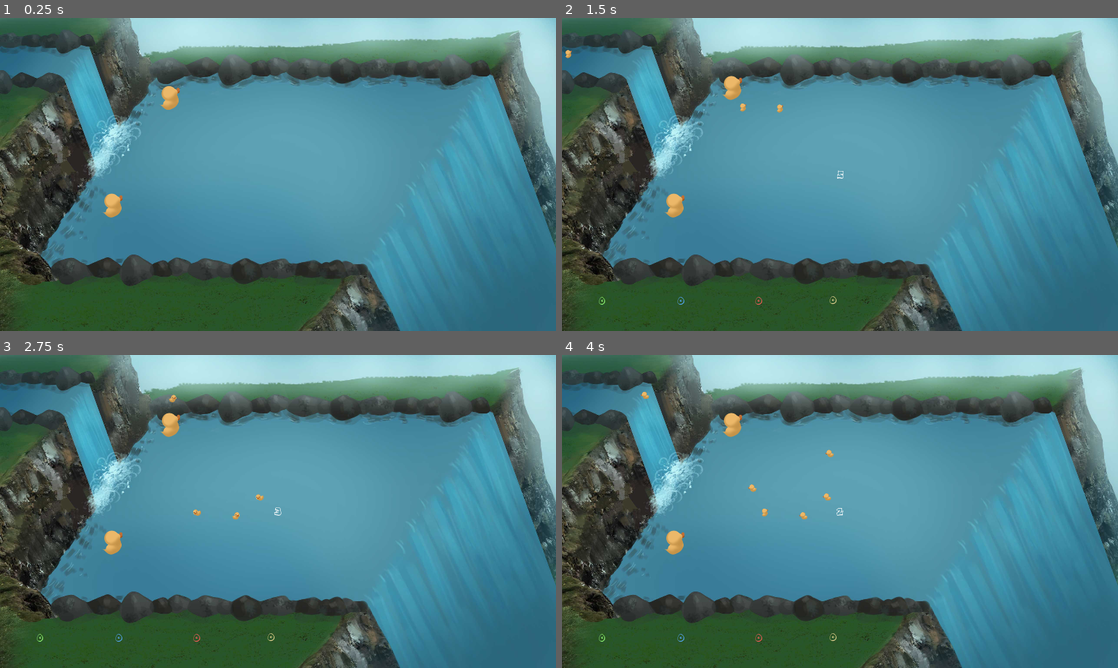
Above: before the commit, frames 1-4 (two rows, left to right).
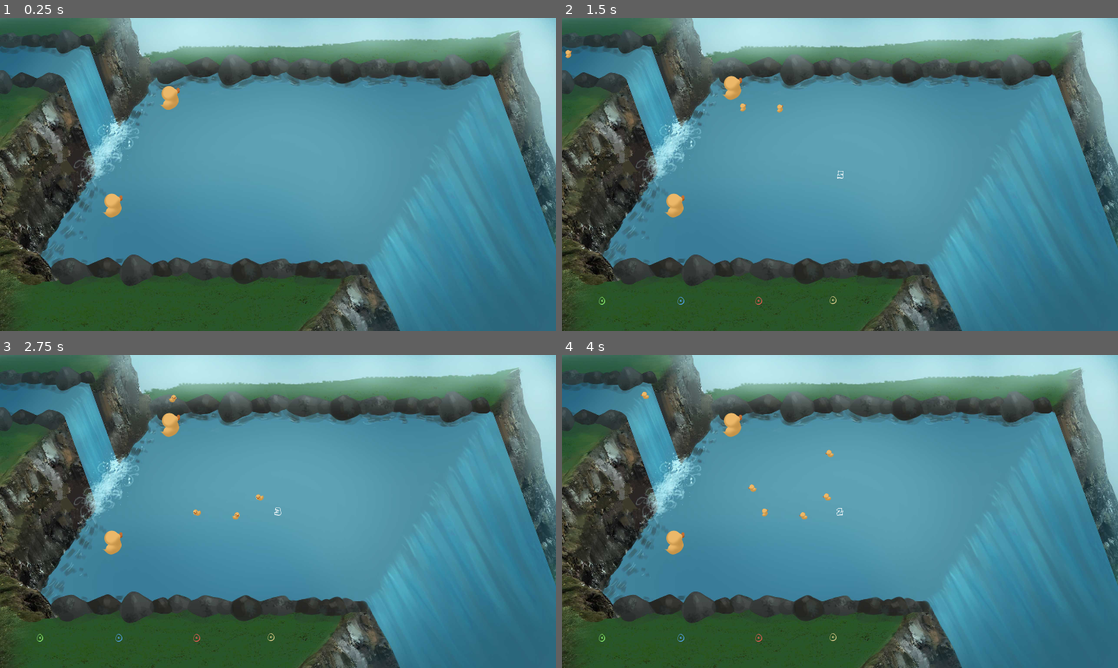
Above: after the commit, the same moments.

Repository: TeamAwesomeTOJam/ducks
Game: Godot game, scene res://Game.tscn
The game is run twice, just before and just after one commit, with the same random seed, the same clock (stepped at 60 frames per second) and the same inputs.
Inputs:
- Up to frame 1 (0.25 s): no input
- Up to frame 2 (1.5 s): tap Enter (p0duck) at 0.5, 0.6, 1.35 s; hold Up (ui_up) 0.53-1.28 s
- Up to frame 3 (2.75 s): hold Up (ui_up) from 2.03 s (still down); tap Enter (p0duck) at 2.1 s
- Up to frame 4 (4 s): tap Enter (p0duck) at 2.85, 3.6 s; release Up (ui_up) at 3.53 s

The runs differ from the first frame. In frame 1, 0.8% of the frame differs, in the area x 13-92%, y 17-83%; in frame 2, 0.8%; in frame 3, 0.8%; in frame 4, 0.8%.

Commit message:
Removed linked list

Diff:
--- a/Duck.gd
+++ b/Duck.gd
@@ -1,9 +1,4 @@
 extends RigidBody2D
-
-var joint = null
-var player = null
-var prev = null
-var next = null
 
 
 var state
@@ -29,19 +24,6 @@
 
 func is_duck():
     pass
-
-
-func join(to):
-    if self.joint:
-        self.joint.queue_free()
-
-    print(to.get_path(), self.get_path())
-
-    self.joint = PinJoint2D.new()
-    self.joint.set_name('joint')
-    self.joint.set_node_a(to.get_path())
-    self.joint.set_node_b(self.get_path())
-    to.add_child(self.joint)
 
 
 func _process(delta):
--- a/Game.tscn
+++ b/Game.tscn
@@ -37,7 +37,7 @@
 custom_solver_bias = 0.0
 extents = Vector2( 100, 720 )
 
-[node name="Game" type="Node" index="0"]
+[node name="Game" type="Node"]
 
 script = ExtResource( 1 )
 Player = ExtResource( 2 )
@@ -47,7 +47,7 @@
 
 frames = SubResource( 1 )
 animation = "loop"
-frame = 3
+frame = 2
 playing = true
 offset = Vector2( 1280, 720 )
 _sections_unfolded = [ "Z Index" ]
--- a/LinkedList.gd
+++ /dev/null
@@ -1,37 +0,0 @@
-extends Node
-
-var head = null
-var tail = null
-var length = 0
-
-
-func add_nodes_tail(node):
-    if tail:
-        tail.next = node
-        node.prev = tail
-    else:
-        head = node
-
-    tail = node
-    length += 1
-    while tail.next:
-        tail = tail.next
-        length += 1
-
-
-func split_at_node(node):
-    var _length = 0
-    var _node = head
-    while _node != null && _node != node:
-        _node = _node.next
-        _length += 1
-
-    if _node:
-        if _node.prev:
-            _node.prev.next = null
-        tail = _node.prev
-        _node.prev = null
-
-        length = _length
-        if length < 1:
-            head = tail
--- a/LinkedList.tscn
+++ /dev/null
@@ -1,7 +0,0 @@
-[gd_scene load_steps=2 format=2]
-
-[ext_resource path="res://LinkedList.gd" type="Script" id=1]
-
-[node name="LinkedList" type="Node" index="0"]
-
-script = ExtResource( 1 )
--- a/Player.gd
+++ b/Player.gd
@@ -8,7 +8,7 @@
 export (float) var BOOST_WAIT_TIME = 3
 export (float) var BOOST_TIME = 0.2
 
-var tail_duck = null
+var tail_duck
 var state
 var wait = false
 
@@ -202,35 +202,4 @@
 
 func _on_DuckCaptureArea_body_entered(body):
     if body.has_method('is_duck'):
-        handle_duck_collision(body)
-#        body.set_collision_stuff(DEFAULT_COLLISION_MASK, DEFAULT_COLLISION_LAYER)
-
-func update_duck_for_current_player(duck):
-    duck.player = self
-    self.set_collision_mask(DEFAULT_COLLISION_MASK)
-    self.set_collision_layer(DEFAULT_COLLISION_LAYER)
-
-
-func split_at_node(node):
-    $LinkedList.split_at_node(node)
-
-
-func handle_duck_collision(duck):
-    if duck.player == self:
-        return
-
-    if duck.player != null:
-        duck.player.split_at_node(duck)
-
-    var to = self
-    if $LinkedList.tail != null:
-        to = $LinkedList.tail
-
-    $LinkedList.add_nodes_tail(duck)
-
-    var _node_iter = $LinkedList.head
-    while _node_iter:
-        update_duck_for_current_player(_node_iter)
-        _node_iter = _node_iter.next
-
-    duck.join(to)
+        pass
--- a/Player.tscn
+++ b/Player.tscn
@@ -1,34 +1,33 @@
-[gd_scene load_steps=11 format=2]
+[gd_scene load_steps=10 format=2]
 
 [ext_resource path="res://Player.gd" type="Script" id=1]
 [ext_resource path="res://Duck.tscn" type="PackedScene" id=2]
-[ext_resource path="res://Art/Player/teamawesome_default_duck_down.png" type="Texture" id=3]
-[ext_resource path="res://Art/Player/teamawesome_default_duck_up.png" type="Texture" id=4]
-[ext_resource path="res://Art/Player/teamawesome_default_duck_left.png" type="Texture" id=5]
-[ext_resource path="res://Art/Player/teamawesome_default_duck_right.png" type="Texture" id=6]
-[ext_resource path="res://LinkedList.tscn" type="PackedScene" id=7]
+[ext_resource path="res://Art/Player/teamawesome_default_duck_left.png" type="Texture" id=3]
+[ext_resource path="res://Art/Player/teamawesome_default_duck_right.png" type="Texture" id=4]
+[ext_resource path="res://Art/Player/teamawesome_default_duck_down.png" type="Texture" id=5]
+[ext_resource path="res://Art/Player/teamawesome_default_duck_up.png" type="Texture" id=6]
 
 [sub_resource type="SpriteFrames" id=1]
 
 animations = [ {
 "frames": [ ExtResource( 3 ) ],
 "loop": true,
-"name": "p0_down",
+"name": "p0_left",
 "speed": 5.0
 }, {
 "frames": [ ExtResource( 4 ) ],
 "loop": true,
-"name": "p0_up",
+"name": "p0_right",
 "speed": 5.0
 }, {
 "frames": [ ExtResource( 5 ) ],
 "loop": true,
-"name": "p0_left",
+"name": "p0_down",
 "speed": 5.0
 }, {
 "frames": [ ExtResource( 6 ) ],
 "loop": true,
-"name": "p0_right",
+"name": "p0_up",
 "speed": 5.0
 } ]
 
@@ -42,7 +41,7 @@
 custom_solver_bias = 0.0
 radius = 34.2845
 
-[node name="Player" type="RigidBody2D"]
+[node name="Player" type="RigidBody2D" index="0"]
 
 input_pickable = false
 collision_layer = 1
@@ -96,8 +95,6 @@
 
 shape = SubResource( 3 )
 
-[node name="LinkedList" parent="." index="3" instance=ExtResource( 7 )]
-
 [connection signal="body_entered" from="." to="." method="_on_Player_body_entered"]
 
 [connection signal="body_shape_entered" from="." to="." method="_on_Player_body_shape_entered"]
